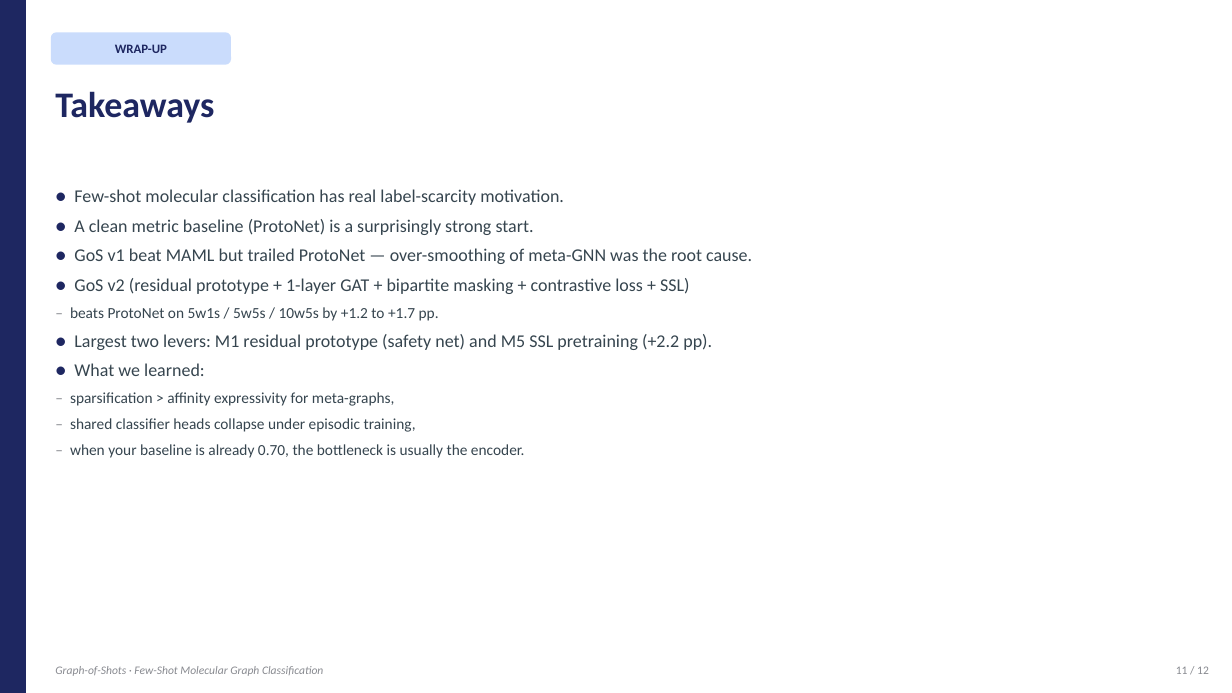
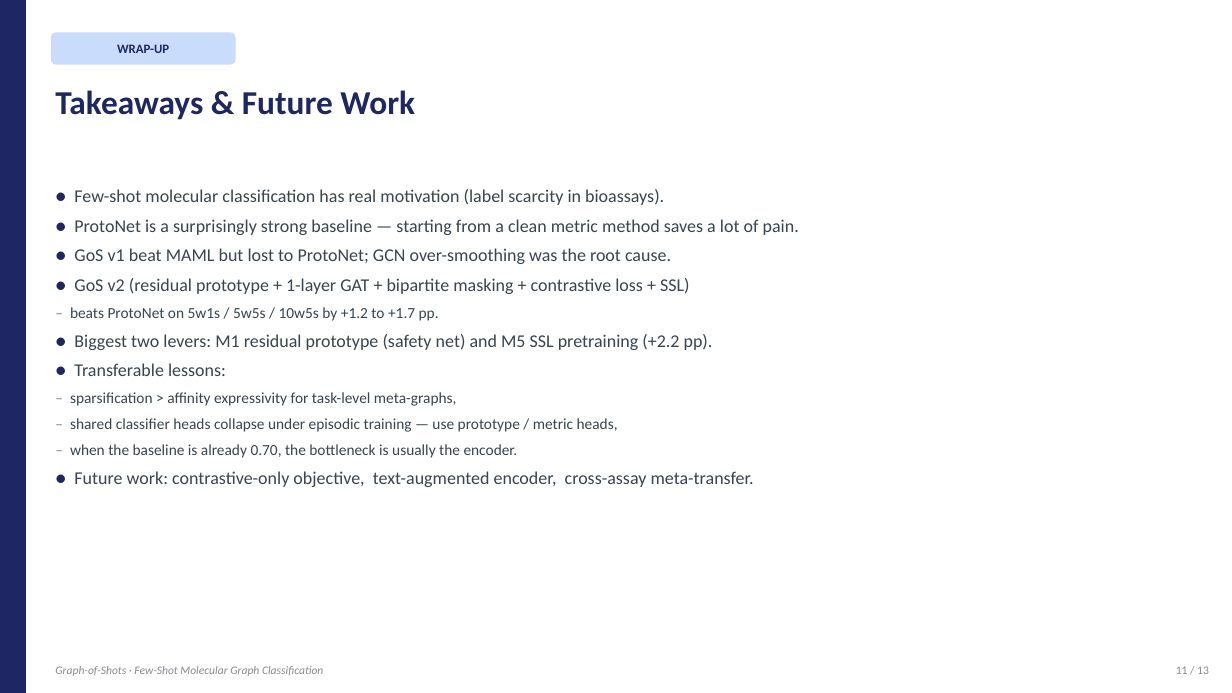
Before and after one commit to BDeMo/proj-mol, a slide deck: slide 11 of presentation/Graph-of-Shots.pptx. Drawn at 1232x693 pixels with LibreOffice and Linux fonts; fonts in the diff are those of the drawing. Boxes give left, top, right and bottom in pixels: in the first picture for what was removed or moved away, otherwise in the second. Text is boxed around its words. In the diff, an @@ line names an element or a change of style, - is before the commit and + after.

```diff
--- a/presentation/Graph-of-Shots.pptx
+++ b/presentation/Graph-of-Shots.pptx
@@ rounded rectangle "WRAP-UP": place and size @@
-rounded rectangle "WRAP-UP" at [51, 32, 231, 65]
+rounded rectangle "WRAP-UP" at [51, 32, 236, 65]
@@ text at [55, 90, 415, 120]: text changed; size 28 to 26 pt @@
-Takeaways
+Takeaways & Future Work
@@ text at [74, 189, 799, 264]: text changed @@
-● Few-shot molecular classification has real label-scarcity motivation.
-● A clean metric baseline (ProtoNet) is a surprisingly strong start.
-● GoS v1 beat MAML but trailed ProtoNet — over-smoothing of meta-GNN was the root cause.
+● Few-shot molecular classification has real motivation (label scarcity in bioassays).
+● ProtoNet is a surprisingly strong baseline — starting from a clean metric method saves a lot of pain.
+● GoS v1 beat MAML but lost to ProtoNet; GCN over-smoothing was the root cause.
@@ text at [70, 334, 754, 487]: text changed @@
-● Largest two levers: M1 residual prototype (safety net) and M5 SSL pretraining (+2.2 pp).
-● What we learned:
-– sparsification > affinity expressivity for meta-graphs,
-– shared classifier heads collapse under episodic training,
-– when your baseline is already 0.70, the bottleneck is usually the encoder.
+● Biggest two levers: M1 residual prototype (safety net) and M5 SSL pretraining (+2.2 pp).
+● Transferable lessons:
+– sparsification > affinity expressivity for task-level meta-graphs,
+– shared classifier heads collapse under episodic training — use prototype / metric heads,
+– when the baseline is already 0.70, the bottleneck is usually the encoder.
+● Future work: contrastive-only objective, text-augmented encoder, cross-assay meta-transfer.
```
Also in this commit, not shown: 6 other slides changed, 5 slides added, 4 slides removed, 5 other files.
